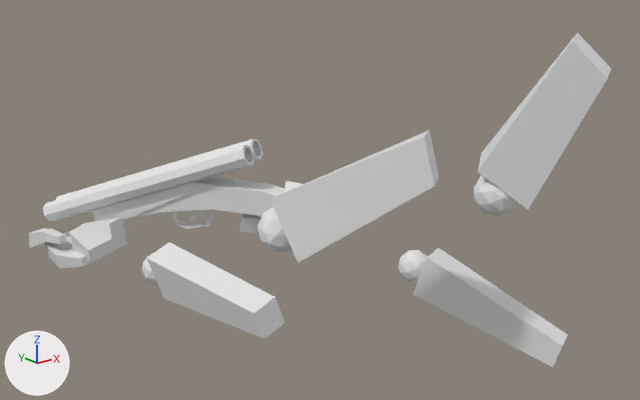
The glTF model Blender/LuparaViewModel.glb as it was, and as the next commit left it.
One viewpoint serves both versions: a 50 mm camera at (-10.98, -11.18, 3.69) aimed at (-1.36, 0.84, -1.12). Arrows for +X, +Y and +Z are at lower left; the lights stay in place. The first picture is the older version. Where no turn or scale is listed for an object, it has been applied to the vertices. Vertices at exactly the same position are counted once.

Objects in the first picture: 'Bicep_L', 'Bicep_R', 'Cube', 'Cube.001', 'Cube.002', 'Cube.003', 'Cube.004', 'Elbow_L', 'Elbow_R', 'Finger_R', 'Fingers_L', 'Forearm_L', 'Forearm_R', 'Palm_L', 'Shoulder_L', 'Shoulder_R', 'Thumb_L' and 3 more.
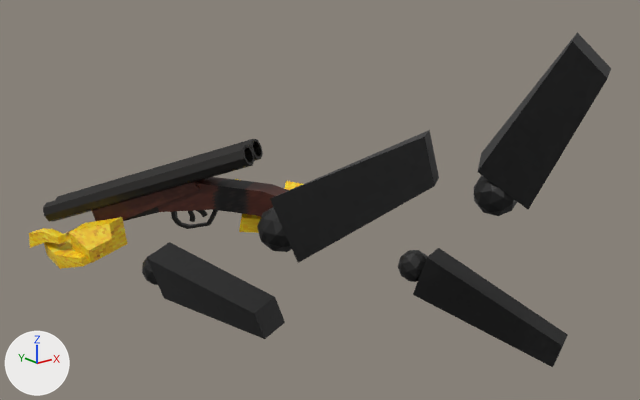
Location of each change, [x1, y1, x2, y2] in pixels of the pictures (640 x 400 px):
'Bicep_L', recoloured (white to black)
    both: [270, 130, 439, 263]
'Bicep_R', recoloured (white to black)
    both: [477, 32, 611, 209]
'Forearm_R', recoloured (white to black)
    both: [413, 248, 568, 367]
'Forearm_L', recoloured (white to black)
    both: [147, 242, 285, 339]
'Cube', recoloured (white to black)
    both: [43, 145, 255, 221]
'Palm_L', recoloured (white to yellow)
    both: [69, 217, 127, 263]
'Shoulder_R', recoloured (white to black)
    both: [474, 175, 517, 216]
'Shoulder_L', recoloured (white to black)
    both: [257, 207, 292, 252]
'Fingers_L', recoloured (white to yellow)
    both: [44, 230, 91, 269]
'Cube.001', recoloured
    both: [56, 139, 263, 200]
'Elbow_R', recoloured (white to black)
    both: [398, 250, 428, 282]
'Thumb_L', recoloured (white to yellow)
    both: [29, 228, 66, 248]
'Finger_R', recoloured (white to yellow)
    both: [239, 214, 261, 233]
'Cube.004', recoloured (white to black)
    both: [171, 210, 218, 229]
'Elbow_L', recoloured (white to black)
    both: [142, 252, 158, 285]
part 1 of me_cube_015, recoloured (darker)
    both: [157, 177, 289, 217]
part 2 of me_cube_015, recoloured
    both: [123, 207, 159, 221]
part 3 of me_cube_019, recoloured (white to brown)
    both: [92, 181, 201, 221]

Diff of the bpy script that builds the scene:
```diff
--- a/Blender/LuparaViewModel.glb.py
+++ b/Blender/LuparaViewModel.glb.py
@@ mat_handlewood @@
+mat_handlewood = principled_material('HandleWood')
+mat_handlewood.texture = img_woodhandle_png
@@ mat_metal_001 @@
+mat_metal_001 = principled_material('Metal.001')
+mat_metal_001.texture = img_metal
@@ me_cube_015 @@
 me_cube_015.from_pydata(...)  # 22 vertices, 40 faces; spans x -1.36..1.34, y -1.91..1.96, z -0.56..0.54
+# me_cube_015 part 1: 26 faces spanning x -0.85..1.34, y -1.91..1.1, z -0.37..0.54 switch from no material to mat_handlewood (picture img_woodhandle_png)
+# me_cube_015 part 2: 14 faces spanning x -1.36..-0.31, y 0.66..1.96, z -0.56..0.54 switch from no material to mat_metal_001 (picture img_metal)
@@ me_cube_020 @@
 me_cube_020.from_pydata(...)  # 28 vertices, 52 faces; spans x -12.6..10.1, y -1.0..1.0, z -1.2..2.5
+me_cube_020.materials.append(mat_metal)  # picture img_metal
@@ me_cube_033 @@
 me_cube_033.from_pydata(...)  # 12 vertices, 20 faces; spans x -0.79..0.74, y -0.67..0.76, z -0.3..0.24
+me_cube_033.materials.append(mat_yellowplastic)  # picture img_yellowplastic
@@ me_icosphere_010 @@
 me_icosphere_010.from_pydata(...)  # 42 vertices, 80 faces; spans x -0.293..0.293, y -0.301..0.301, z -0.289..0.289
+me_icosphere_010.materials.append(mat_suitfabric)  # picture img_suitfabric1
@@ me_cube_031 @@
 me_cube_031.from_pydata(...)  # 8 vertices, 12 faces; spans x -0.88..0.82, y -1.27..1.33, z -0.8..0.96
+me_cube_031.materials.append(mat_suitfabric)  # picture img_suitfabric1
@@ me_cube_030 @@
 me_cube_030.from_pydata(...)  # 8 vertices, 12 faces; spans x -0.48..0.61, y -1.28..1.0, z -1.07..1.09
+me_cube_030.materials.append(mat_suitfabric)  # picture img_suitfabric1
@@ me_icosphere_009 @@
 me_icosphere_009.from_pydata(...)  # 42 vertices, 80 faces; spans x -0.392..0.392, y -0.39..0.39, z -0.388..0.388
+me_icosphere_009.materials.append(mat_suitfabric)  # picture img_suitfabric1
@@ me_cube_013 @@
 me_cube_013.from_pydata(...)  # 12 vertices, 20 faces; spans x -0.95..0.6, y -2.23..1.3, z -1.01..0.92
+me_cube_013.materials.append(mat_yellowplastic)  # picture img_yellowplastic
@@ me_cube_012 @@
 me_cube_012.from_pydata(...)  # 12 vertices, 20 faces; spans x -0.37..0.36, y -1.47..1.5, z -0.98..0.92
+me_cube_012.materials.append(mat_yellowplastic)  # picture img_yellowplastic
@@ me_cube_011 @@
 me_cube_011.from_pydata(...)  # 17 vertices, 30 faces; spans x -0.97..1.6, y -0.81..1.2, z -1.09..1.24
+me_cube_011.materials.append(mat_yellowplastic)  # picture img_yellowplastic
@@ me_icosphere_002 @@
 me_icosphere_002.from_pydata(...)  # 42 vertices, 80 faces; spans x -0.95..0.95, y -1.0..1.0, z -1.0..1.0
+me_icosphere_002.materials.append(mat_suitfabric)  # picture img_suitfabric1
@@ me_cube_010 @@
 me_cube_010.from_pydata(...)  # 8 vertices, 12 faces; spans x -0.63..0.49, y -0.29..0.32, z -1.09..1.11
+me_cube_010.materials.append(mat_suitfabric)  # picture img_suitfabric1
@@ me_cube_009 @@
 me_cube_009.from_pydata(...)  # 8 vertices, 12 faces; spans x -1.15..0.96, y -1.13..1.27, z -1.14..1.03
+me_cube_009.materials.append(mat_suitfabric)  # picture img_suitfabric1
@@ me_icosphere_001 @@
 me_icosphere_001.from_pydata(...)  # 42 vertices, 80 faces; spans x -0.95..0.95, y -1.0..1.0, z -1.0..1.0
+me_icosphere_001.materials.append(mat_suitfabric)  # picture img_suitfabric1
@@ me_cube @@
 me_cube.from_pydata(...)  # 32 vertices, 64 faces; spans x -1.34..1.34, y -2.01..2.01, z -0.99..0.99
+me_cube.materials.append(mat_metal)  # picture img_metal
@@ me_cube_024 @@
 me_cube_024.from_pydata(...)  # 32 vertices, 64 faces; spans x -1.34..1.34, y -2.01..2.01, z -0.99..0.99
+me_cube_024.materials.append(mat_metal)  # picture img_metal
@@ me_cube_019 @@
-me_cube_019.from_pydata(...)  # 8 vertices, 10 faces; spans x -0.85..0.84, y -1.17..1.16, z -0.68..0.55
+me_cube_019.from_pydata(...)  # 8 vertices, 12 faces; spans x -0.85..0.84, y -1.17..1.16, z -0.68..0.55
+# me_cube_019 part 3: 10 faces spanning x -0.85..0.84, y -1.17..1.16, z -0.68..0.55 switch from no material to mat_handlewood (picture img_woodhandle_png)
+# edits to the shape of me_cube_019 do not show in these pictures
```
